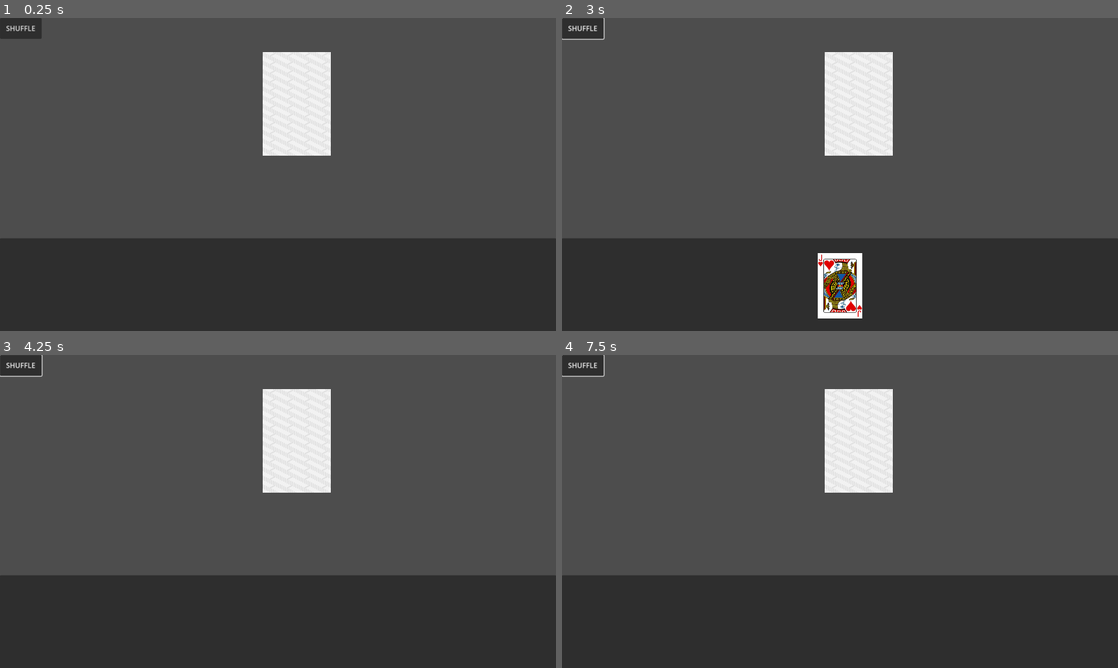
Above: before the commit, frames 1-4 (two rows, left to right).
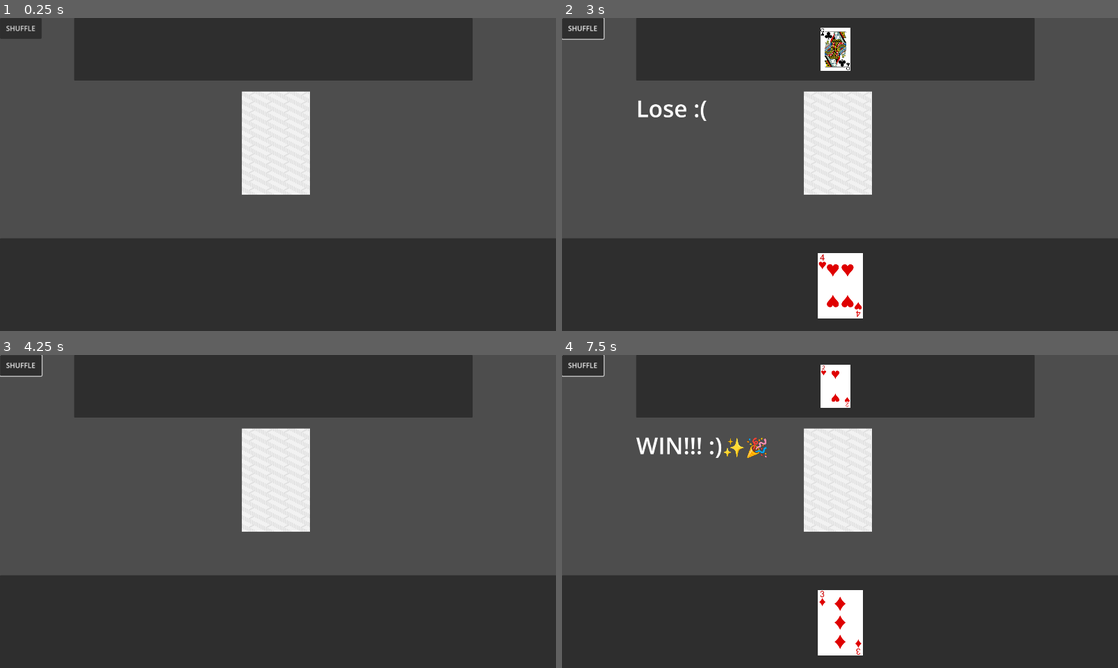
Above: after the commit, the same moments.

Repository: water221c/CARD
Game: Godot game, scene res://main.tscn
The game is run twice, just before and just after one commit, with the same random seed, the same clock (stepped at 60 frames per second) and the same inputs.
Inputs (mouse positions are in pixels of both pictures, inside the frame that each line leads up to):
- Up to frame 1 (0.25 s): no input
- Up to frame 2 (3 s): click "SHUFFLE" at 0.5 s; click "SHUFFLE" at 1.25 s; click "SHUFFLE" at 2 s; tap Enter at 2.75 s; move the mouse to (856, 102) at 2.77 s; click (856, 102) at 2.85 s
- Up to frame 3 (4.25 s): tap Space at 3.5 s; move the mouse to (166, 527) at 3.52 s; click (166, 527) at 3.6 s
- Up to frame 4 (7.5 s): tap Enter at 4.25, 5.75 s; move the mouse to (895, 442) at 4.27 s; click (895, 442) at 4.35 s; tap Space at 5, 6.5 s; move the mouse to (812, 574) at 5.02 s; click (812, 574) at 5.1 s; move the mouse to (1006, 558) at 5.77 s; click (1006, 558) at 5.85 s; move the mouse to (673, 464) at 6.52 s; click (673, 464) at 6.6 s; move the mouse to (867, 511) at 7.27 s; click (867, 511) at 7.35 s

The runs differ from the first frame. In frame 1, 18% of the frame differs, in the area x 13-85%, y 0-57%; in frame 2, 19%; in frame 3, 18%; in frame 4, 20%, in the area x 13-85%, y 0-96%.

Commit message:
added enemy hand that draws cards, along with making you 'fight' the enemy when you draw cards, and a popup on the screen saying if you won, lost or drew the enemy

Diff:
--- a/Main.gd
+++ b/Main.gd
@@ -1,5 +1,7 @@
 extends Node2D
 
+var userCardTog = false
+var enemyCardTog = false
 
 # Called when the node enters the scene tree for the first time.
 func _ready():
@@ -8,11 +10,30 @@
 
 # Called every frame. 'delta' is the elapsed time since the previous frame.
 func _process(delta):
-	pass
+	if (userCardTog && enemyCardTog):
+		if ($Hand.lastUserCard.value > $EnemyHand.lastEnemyCard.value):
+			$Win.show()
+		elif ($Hand.lastUserCard.value < $EnemyHand.lastEnemyCard.value):
+			$Lose.show()
+		else:
+			$Draw.show()
+		userCardTog = false
+		enemyCardTog = false
 
 
-func _on_deck_draw_card(card, cardTexture):
-	$Hand.call("create_card", card, cardTexture)
+func _on_deck_draw_card(card, cardTexture, cardValue):
+	$Win.hide()
+	$Draw.hide()
+	$Lose.hide()
+	$Hand.call("create_card", card, cardTexture, cardValue)
+	drawn_user_card()
+
+func _on_deck_draw_opp_card(card, cardTexture, cardValue):
+	$Win.hide()
+	$Draw.hide()
+	$Lose.hide()
+	$EnemyHand.call("create_enemy_card", card, cardTexture, cardValue)
+	drawn_enemy_card()
 
 func _on_deck_ask_hand_size():
 	$Deck.call("return_hand_size", $Hand.call("send_hand_size"))
@@ -20,6 +41,14 @@
 func _on_deck_clear_hand():
 	$Hand.call("clear_hand")
 
-
 func _on_shuffle_pressed():
 	$Deck.call("reshuffle")
+	$Win.hide()
+	$Draw.hide()
+	$Lose.hide()
+
+func drawn_user_card():
+	userCardTog = true
+
+func drawn_enemy_card():
+	enemyCardTog = true
--- a/card.gd
+++ b/card.gd
@@ -3,6 +3,7 @@
 var texture
 var textureChange = false
 var i
+var value
 
 
 # Called when the node enters the scene tree for the first time.
@@ -16,14 +17,16 @@
 		$Sprite2D.texture = texture
 		textureChange = false
 
-func choose_card(card):
+func choose_card(card, cardValue):
 	texture = card
+	value = cardValue
 	textureChange = true
-	print("change")
+	#print("change")
 	show()
 
 func change_pos(numOfCards, parent):
-	position = Vector2(parent.size.x * i / (numOfCards.size() + 1), parent.size.y / 2)
+	position = Vector2(parent.size.x * i / (numOfCards.size()), parent.size.y / 2)
+
 
 func delete():
 	queue_free()
--- a/deck.gd
+++ b/deck.gd
@@ -2,7 +2,8 @@
 
 var mouse = false
 
-signal draw_card(card, card_texture)
+signal draw_card(card, cardTexture, cardValue)
+signal draw_opp_card(card, cardTexture, cardValue)
 signal ask_hand_size()
 signal clear_hand()
 
@@ -61,8 +62,9 @@
 const hA = preload("res://Playing Cards/ace_of_hearts.png")
 const sA = preload("res://Playing Cards/ace_of_spades.png")
 
-var deck = [c2, c3, c4, c5, c6, c7, c8, c9, c10, cJ, cQ, cK, cA, d2, d3, d4, d5, d6, d7, d8, d9, d10, dJ, dQ, dK, dA, h2, h3, h4, h5, h6, h7, h8, h9, h10, hJ, hQ, hK, hA, s2, s3, s4, s5, s6, s7, s8, s9, s10, sJ, sQ, sK, sA]
+var deck = [[c2, 2], [c3, 3], [c4, 4], [c5, 5], [c6, 6], [c7, 7], [c8, 8], [c9, 9], [c10, 10], [cJ, 11], [cQ, 12], [cK, 13], [cA, 14], [d2, 2], [d3, 3], [d4, 4], [d5, 5], [d6, 6], [d7, 7], [d8, 8], [d9, 9], [d10, 10], [dJ, 11], [dQ, 12], [dK, 13], [dA, 14], [h2, 2], [h3, 3], [h4, 4], [h5, 5], [h6, 6], [h7, 7], [h8, 8], [h9, 9], [h10, 10], [hJ, 11], [hQ, 12], [hK, 13], [hA, 14], [s2, 2], [s3, 3], [s4, 4], [s5, 5], [s6, 6], [s7, 7], [s8, 8], [s9, 9], [s10, 10], [sJ, 11], [sQ, 12], [sK, 13], [sA, 14]]
 var discard = []
+
 
 var handSize = 0
 
@@ -79,14 +81,21 @@
 		if (deck.size() <= 0): #checks if deck is empty
 			print("deck empty")
 		else:
-			get_hand_size()
-			if (handSize >= 8): #limits maximum hand size to arg minus 1
-				pass
-			else:
-				draw_card.emit(Card, deck[0])
-				discard.append(deck[0])
-				deck.remove_at(0)
-				print("card")
+			reshuffle()
+
+			await get_tree().create_timer(1 / 600).timeout
+
+			draw_user_card()
+
+			draw_enemy_card()
+			#get_hand_size()
+			#if (handSize >= 8): #limits maximum hand size to arg minus 1
+				#pass
+			#else:
+				#draw_card.emit(Card, deck[0][0], deck[0][1])
+				#discard.append(deck[0])
+				#deck.remove_at(0)
+				#print("card")
 
 #reshuffles the discard pile into the deck
 func reshuffle():
@@ -109,3 +118,17 @@
 
 func _on_mouse_exited():
 	mouse = false
+
+#draws a card for the user
+func draw_user_card():
+	draw_card.emit(Card, deck[0][0], deck[0][1])
+	discard.append(deck[0])
+	deck.remove_at(0)
+	#print("user card")
+
+#draws a card for the opponent
+func draw_enemy_card():
+	draw_opp_card.emit(Card, deck[0][0], deck[0][1])
+	discard.append(deck[0])
+	deck.remove_at(0)
+	#print("enemy card")
--- a/hand.gd
+++ b/hand.gd
@@ -1,7 +1,7 @@
 extends PanelContainer
 
-var numOfCards
-var i = 0
+var lastUserCard
+var lastEnemyCard
 
 # Called when the node enters the scene tree for the first time.
 func _ready():
@@ -13,23 +13,40 @@
 	pass
 
 
-func create_card(card, cardTexture):
-	i += 1
+func create_card(card, cardTexture, cardValue):
 	var newCard = card.instantiate()
 	newCard.add_to_group("cards")
-	numOfCards = get_tree().get_nodes_in_group("cards")
-	newCard.scale = Vector2(0.7, 0.7)
-	newCard.i = i
+	var numOfCards = get_tree().get_nodes_in_group("cards")
+	newCard.scale = Vector2(0.7 * size.y / 328, 0.7 * size.y / 328)
+	newCard.i = numOfCards.size() - 1
 	add_child(newCard)
 	get_tree().call_group("cards", "change_pos", numOfCards, get_node("."))
 	if(newCard.has_method("choose_card")):
-		newCard.choose_card(cardTexture)
+		newCard.choose_card(cardTexture, cardValue)
+	lastUserCard = newCard
+	#print(numOfCards)
+
+
+func create_enemy_card(card, cardTexture, cardValue):
+	var newCard = card.instantiate()
+	newCard.add_to_group("enemy_cards")
+	var numOfCards = get_tree().get_nodes_in_group("enemy_cards")
+	newCard.scale = Vector2(0.7 * size.y / 328, 0.7 * size.y / 328)
+	newCard.i = numOfCards.size() - 1
+	add_child(newCard)
+	get_tree().call_group("enemy_cards", "change_pos", numOfCards, get_node("."))
+	if(newCard.has_method("choose_card")):
+		newCard.choose_card(cardTexture, cardValue)
+	lastEnemyCard = newCard
+	#print(numOfCards)
 
 func send_hand_size():
 	return get_tree().get_nodes_in_group("cards").size()
 
 func clear_hand():
-	i = 0
 	for card in get_tree().get_nodes_in_group("cards"):
 		if(card.has_method("delete")):
 			card.delete()
+	for card in get_tree().get_nodes_in_group("enemy_cards"):
+		if(card.has_method("delete")):
+			card.delete()
--- a/hand.tscn
+++ b/hand.tscn
@@ -2,8 +2,9 @@
 
 [ext_resource type="Script" path="res://hand.gd" id="1_mhica"]
 
-[node name="Hand" type="PanelContainer" groups=["cards"]]
+[node name="Hand" type="PanelContainer" groups=["cards", "enemy_cards"]]
+offset_left = 2.0
 offset_top = 912.0
-offset_right = 1920.0
+offset_right = 1922.0
 offset_bottom = 1080.0
 script = ExtResource("1_mhica")
--- a/main.tscn
+++ b/main.tscn
@@ -1,25 +1,69 @@
-[gd_scene load_steps=5 format=3 uid="uid://dy6lb7dfn4i6l"]
+[gd_scene load_steps=8 format=3 uid="uid://dy6lb7dfn4i6l"]
 
 [ext_resource type="Script" path="res://Main.gd" id="1_0ximm"]
 [ext_resource type="PackedScene" uid="uid://dah3ttalmdlcs" path="res://deck.tscn" id="2_t1pj1"]
 [ext_resource type="PackedScene" uid="uid://cxg4yujhal6y1" path="res://hand.tscn" id="3_vmfkg"]
 [ext_resource type="PackedScene" uid="uid://dcba54a75l43i" path="res://shuffle.tscn" id="4_m6knk"]
 
+[sub_resource type="LabelSettings" id="LabelSettings_oj4xx"]
+font_size = 80
+
+[sub_resource type="LabelSettings" id="LabelSettings_8d3a7"]
+font_size = 80
+
+[sub_resource type="LabelSettings" id="LabelSettings_t2h8s"]
+font_size = 80
+
 [node name="Main" type="Node2D"]
 script = ExtResource("1_0ximm")
 
 [node name="Deck" parent="." instance=ExtResource("2_t1pj1")]
-position = Vector2(1024, 296)
+position = Vector2(952, 432)
 scale = Vector2(1.5, 1.5)
 
 [node name="Hand" parent="." instance=ExtResource("3_vmfkg")]
+offset_left = 0.0
 offset_top = 760.0
 offset_bottom = 1088.0
 
 [node name="shuffle" parent="." instance=ExtResource("4_m6knk")]
 scale = Vector2(1.5, 1.5)
 
+[node name="EnemyHand" parent="." instance=ExtResource("3_vmfkg")]
+offset_left = 256.0
+offset_top = 0.0
+offset_right = 1632.0
+offset_bottom = 216.0
+
+[node name="Win" type="Label" parent="."]
+visible = false
+offset_left = 256.0
+offset_top = 256.0
+offset_right = 360.0
+offset_bottom = 279.0
+text = "WIN!!! :)✨🎉"
+label_settings = SubResource("LabelSettings_oj4xx")
+
+[node name="Lose" type="Label" parent="."]
+visible = false
+offset_left = 256.0
+offset_top = 256.0
+offset_right = 306.0
+offset_bottom = 279.0
+text = "Lose :("
+label_settings = SubResource("LabelSettings_8d3a7")
+
+[node name="Draw" type="Label" parent="."]
+visible = false
+offset_left = 256.0
+offset_top = 256.0
+offset_right = 461.0
+offset_bottom = 366.0
+text = "Draw"
+label_settings = SubResource("LabelSettings_t2h8s")
+
 [connection signal="ask_hand_size" from="Deck" to="." method="_on_deck_ask_hand_size"]
 [connection signal="clear_hand" from="Deck" to="." method="_on_deck_clear_hand"]
 [connection signal="draw_card" from="Deck" to="." method="_on_deck_draw_card"]
+[connection signal="draw_opp_card" from="Deck" to="." method="_on_deck_draw_opp_card"]
 [connection signal="pressed" from="shuffle" to="." method="_on_shuffle_pressed"]
